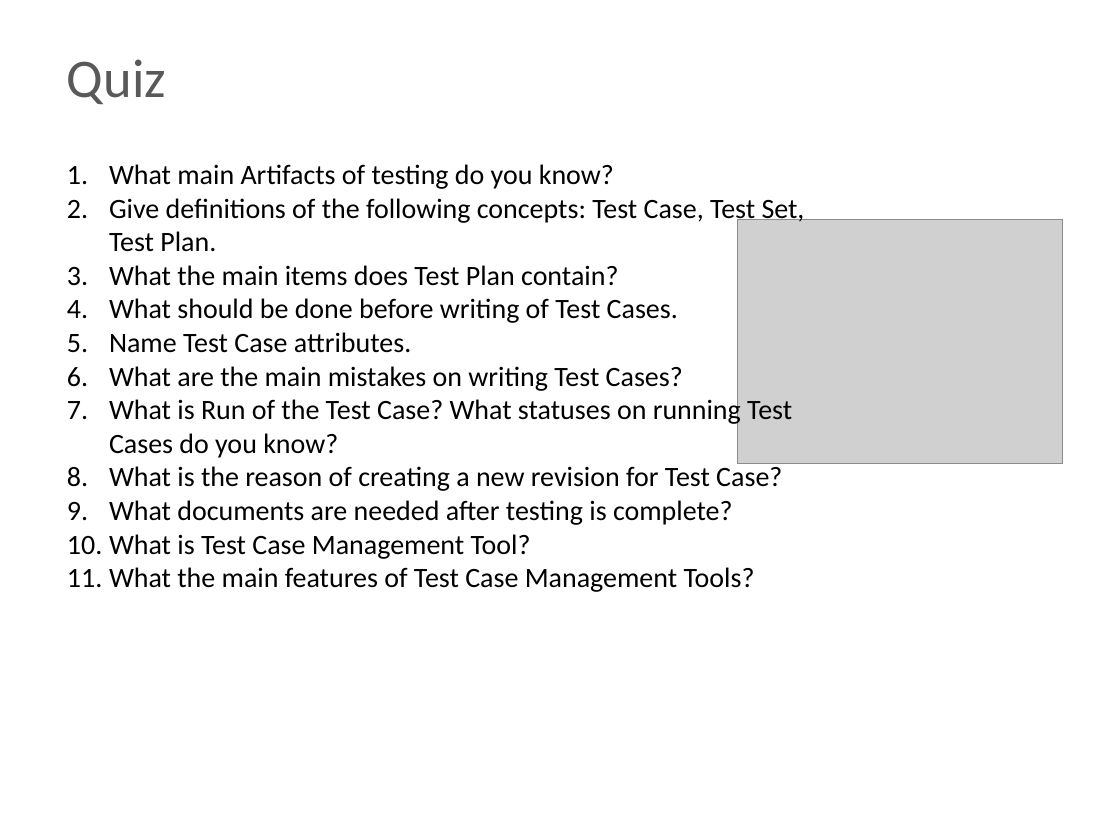
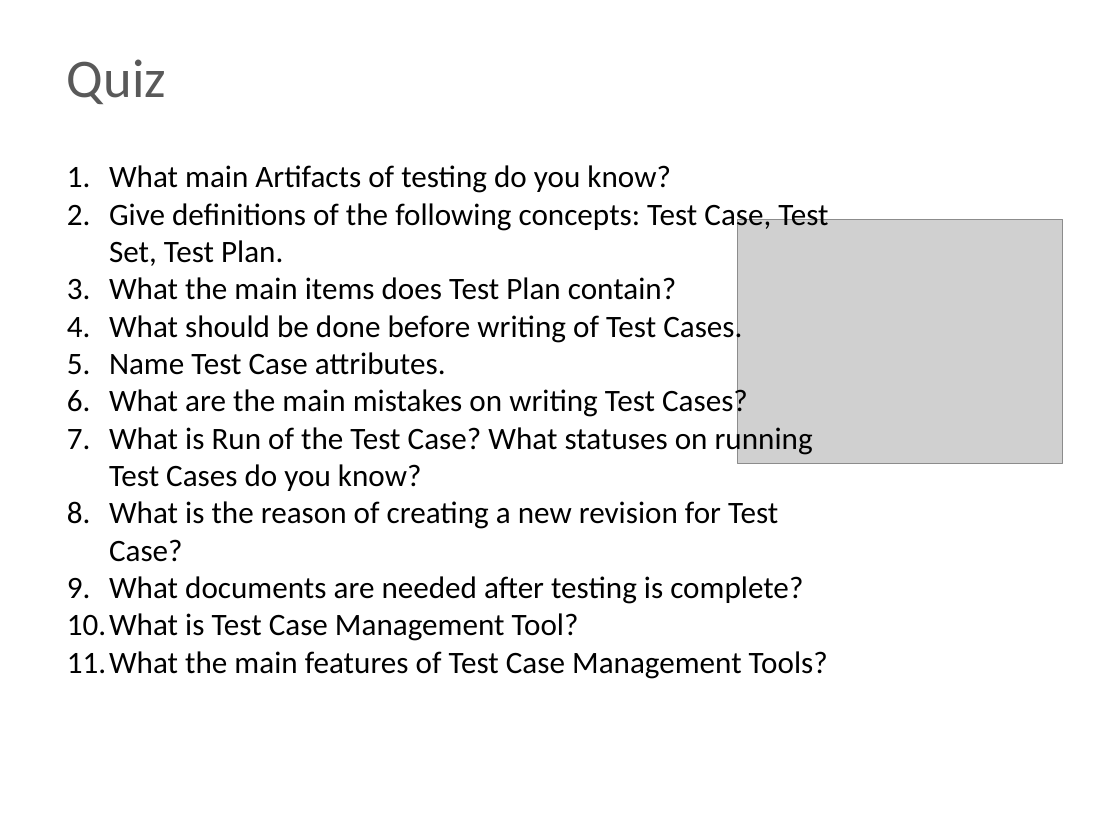
Before and after one commit to BigRacer/swtesting, a slide deck: slide 25 of 5.Test Cases/Artifacts of testing.pptx. Drawn at 1120x840 pixels with LibreOffice and Linux fonts; fonts in the diff are those of the drawing; grey boxes stand for pictures; background and template pictures are left out. Boxes give left, top, right and bottom in pixels: in the first picture for what was removed or moved away, otherwise in the second. Text is boxed around its words. In the diff, an @@ line names an element or a change of style, - is before the commit and + after.

```diff
--- a/5.Test Cases/Artifacts of testing.pptx
+++ b/5.Test Cases/Artifacts of testing.pptx
@@ text "What main Artifacts of testing ..." at box(67, 165, 828, 679): size 18 to 20 pt @@
```
Also in this commit, not shown: 6 other slides changed, 33 other files.
